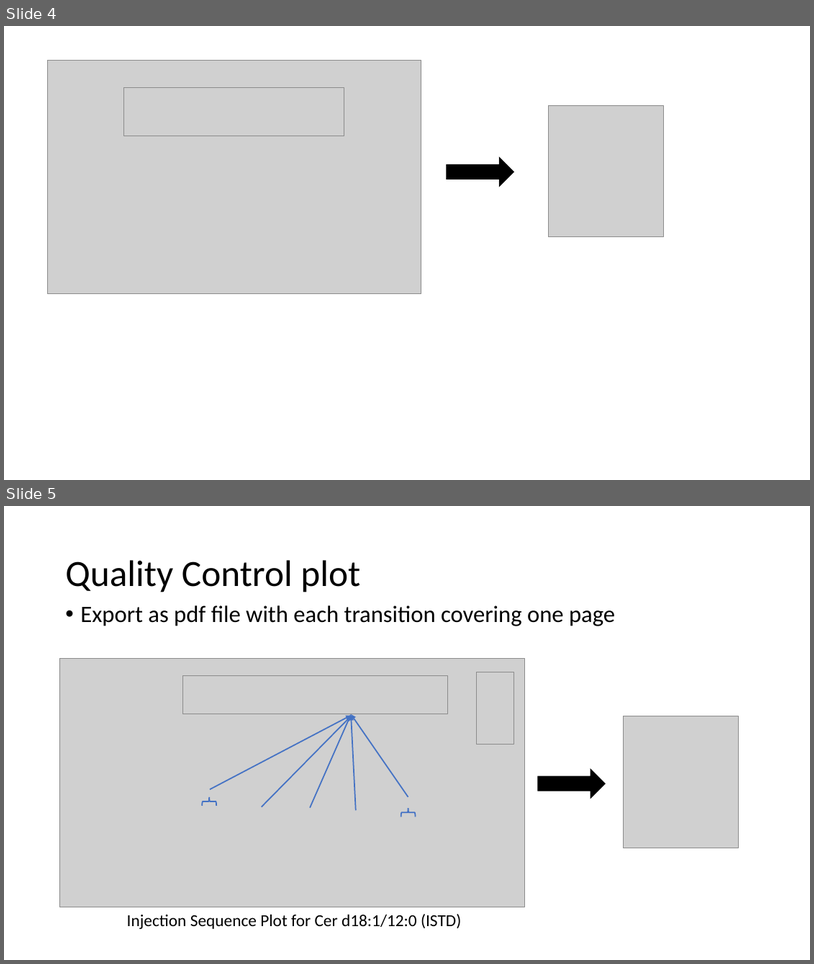
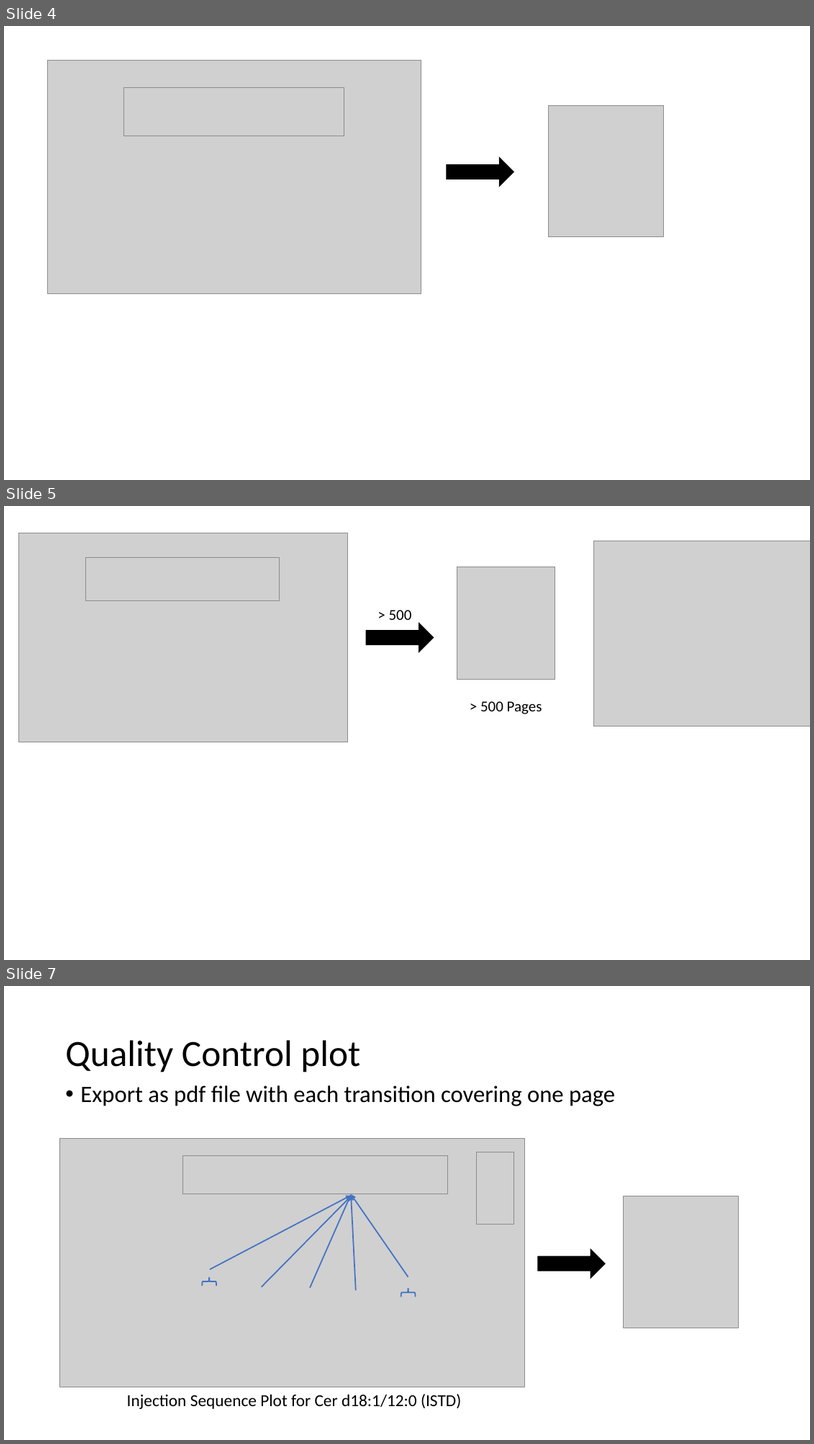
Before and after one commit to JauntyJJS/NHS-R2022, a slide deck: images/Image_In_ppt.pptx. Shown one above the other, each under a label of ours: slides 4 and 5 before the commit, slides 4, 5 and 7 after it; the slides between them are not shown. The pictures are 814x964 and 814x1444 pixels, drawn with LibreOffice and Linux fonts; fonts in the diff are those of the drawing; grey boxes stand for pictures. Boxes give left, top, right and bottom in pixels: in the first picture for what was removed or moved away, otherwise in the second. Text is boxed around its words. In the diff, an @@ line names an element or a change of style, - is before the commit and + after.

Commit message:
Updated slides.

```diff
--- a/images/Image_In_ppt.pptx
+++ b/images/Image_In_ppt.pptx
@@ slide 5 added at [4, 506, 810, 960], background #FFFFFF @@
@@ group added at [18, 533, 810, 742]: 4 pictures, 2 texts, 1 right arrow @@
+> 500
+> 500 Pages
@@ what was slide 5 is now slide 7 @@
```
Also in this commit, not shown: 1 other slide added, 5 other files.
